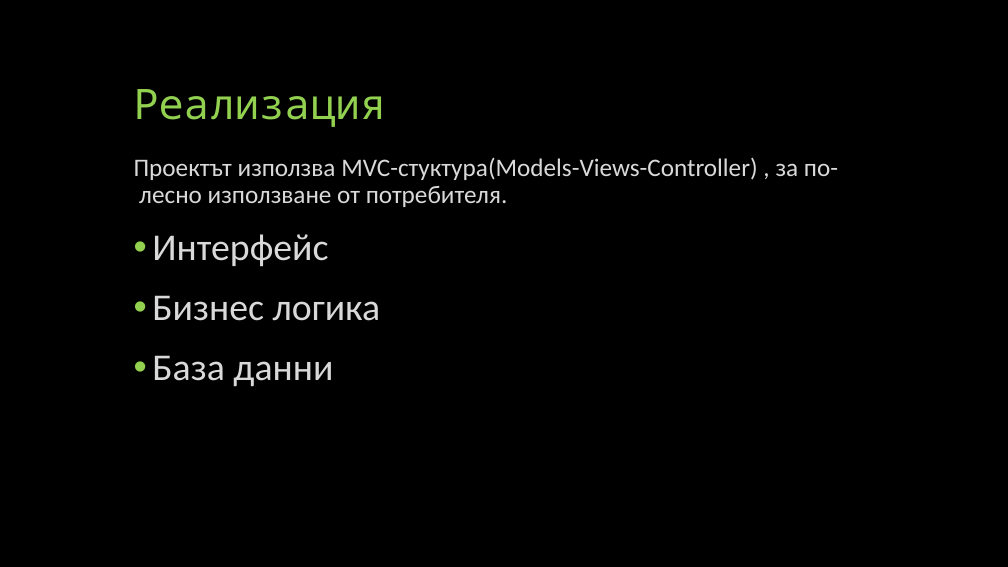
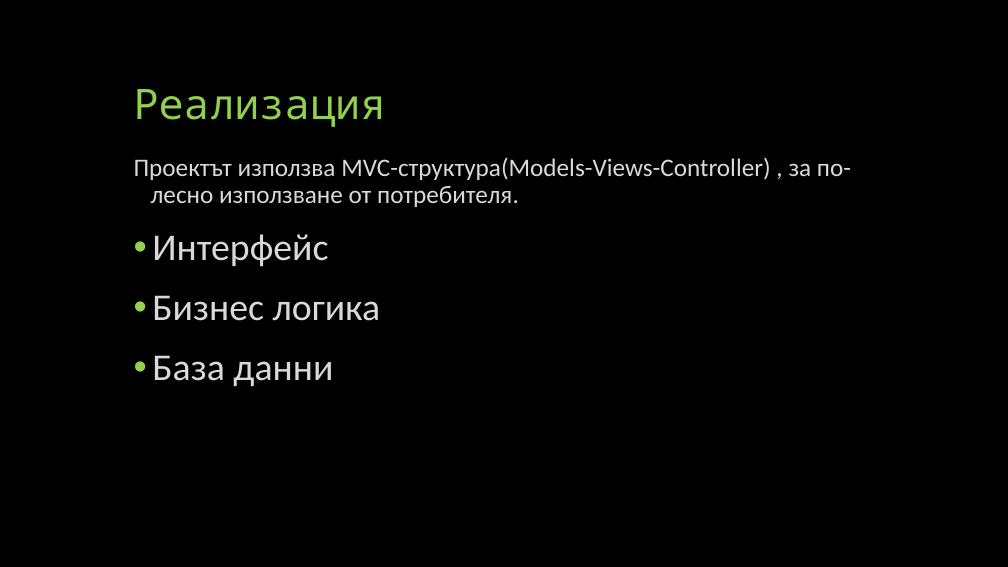
Before and after one commit to Nub4e/SchoolClassProject, a slide deck: slide 4 of Софтуер-за-електронен-бележник.pptx. Drawn at 1008x567 pixels with LibreOffice and Linux fonts; fonts in the diff are those of the drawing. Boxes give left, top, right and bottom in pixels: in the first picture for what was removed or moved away, otherwise in the second. Text is boxed around its words. In the diff, an @@ line names an element or a change of style, - is before the commit and + after.

```diff
--- a/Софтуер-за-електронен-бележник.pptx
+++ b/Софтуер-за-електронен-бележник.pptx
@@ text at [134, 157, 851, 207]: text changed @@
-Проектът използва MVC-стуктура(Models-Views-Controller) , за по- лесно използване от потребителя.
+Проектът използва MVC-структура(Models-Views-Controller) , за по- лесно използване от потребителя.
```
Also in this commit, not shown: 3 other slides changed, 21 other files.
